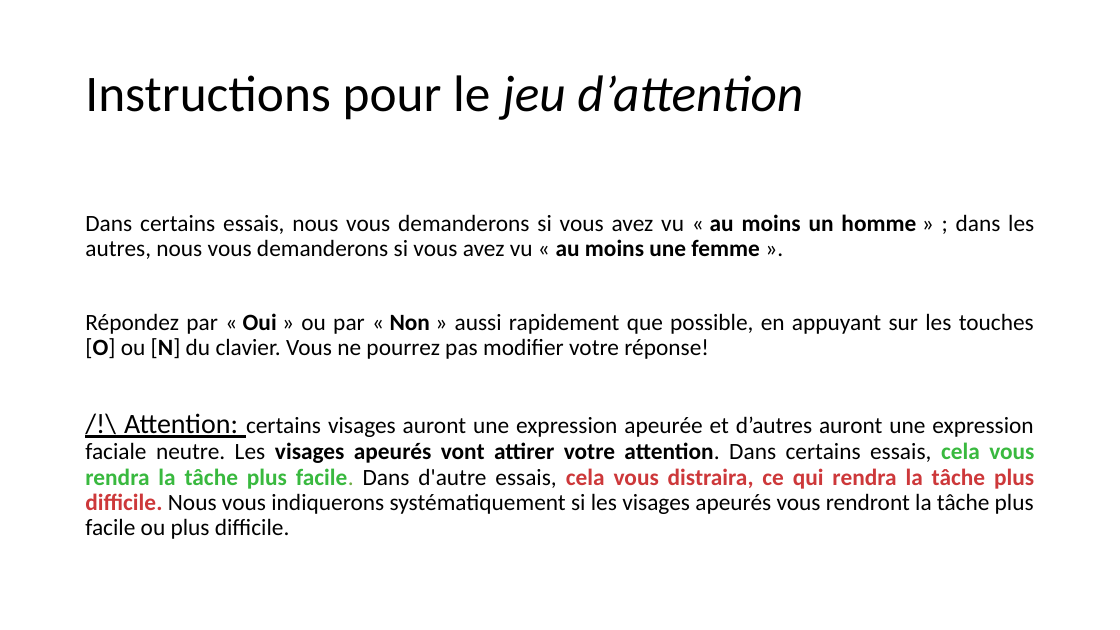
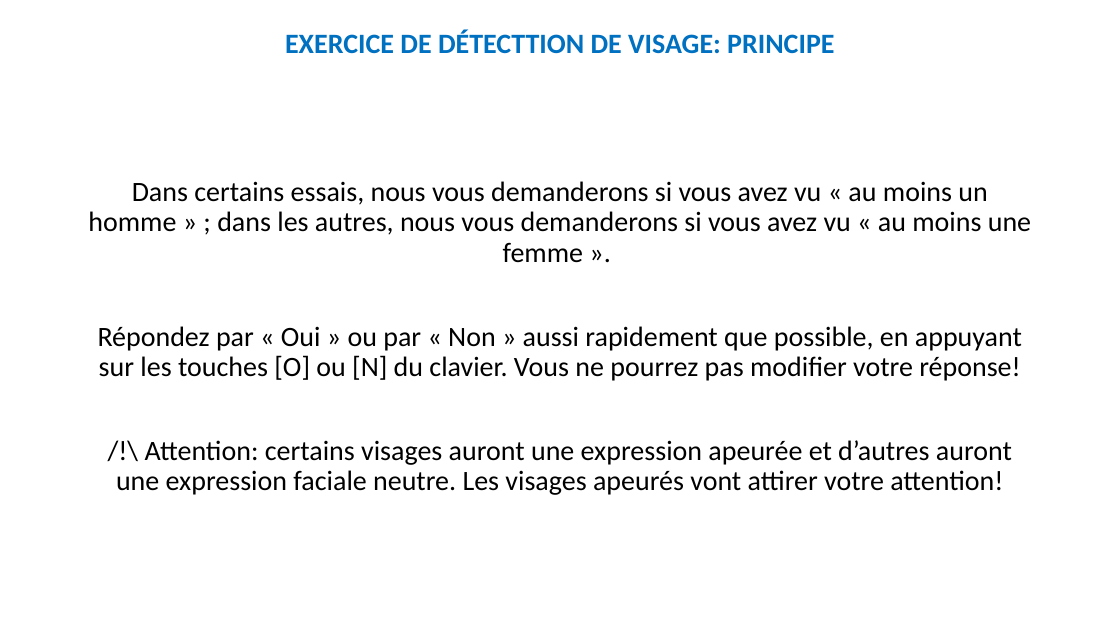
Before and after one commit to MBB-team/Online_Testing, a slide deck: slide 4 of src/Emotion_Regulation_JS/instructions/instructionsDiapo.pptx. Drawn at 1120x630 pixels with LibreOffice and Linux fonts; fonts in the diff are those of the drawing. Boxes give left, top, right and bottom in pixels: in the first picture for what was removed or moved away, otherwise in the second. Text is boxed around its words. In the diff, an @@ line names an element or a change of style, - is before the commit and + after.

Commit message:
updated instructions (Jean)

```diff
--- a/src/Emotion_Regulation_JS/instructions/instructionsDiapo.pptx
+++ b/src/Emotion_Regulation_JS/instructions/instructionsDiapo.pptx
@@ text added at <box>285,30,834,54</box>, 24 pt, text #0070C0, bold @@
+EXERCICE DE DÉTECTTION DE VISAGE: PRINCIPE
@@ title removed at <box>85,75,803,120</box> @@
-Instructions pour le jeu d’attention
@@ text "Dans certains essais, nous vous ...": place and size @@
-text "Dans certains essais, nous vous ..." at <box>85,214,1034,539</box>
+text "Dans certains essais, nous vous ..." at <box>88,181,1031,495</box>
@@ text at <box>88,181,1031,381</box>: size 20 to 24 pt in "Dans certains essais, nous vous demanderons si ...", "Répondez par « Oui » ou par ..."; bold off in "au moins un homme au moins une ...", "Oui Non [O] [N]"; alignment justified to centre @@
@@ text at <box>116,440,1012,495</box>: text changed; size 20 to 24 pt @@
-/!\ Attention: certains visages auront une expression apeurée et d’autres auront une expression faciale neutre. Les visages apeurés vont attirer votre attention. Dans certains essais, cela vous rendra la tâche plus facile. Dans d'autre essais, cela vous distraira, ce qui rendra la tâche plus difficile. Nous vous indiquerons systématiquement si les visages apeurés vous rendront la tâche plus facile ou plus difficile.
+/!\ Attention: certains visages auront une expression apeurée et d’autres auront une expression faciale neutre. Les visages apeurés vont attirer votre attention!
```
Also in this commit, not shown: 5 other slides changed, 4 slides added, 2 slides removed, 16 other files.
